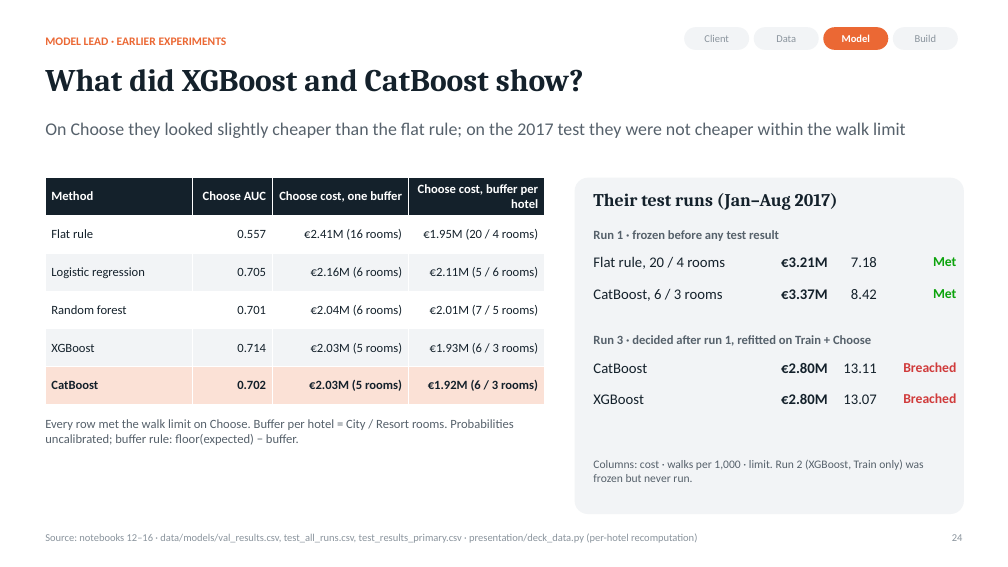
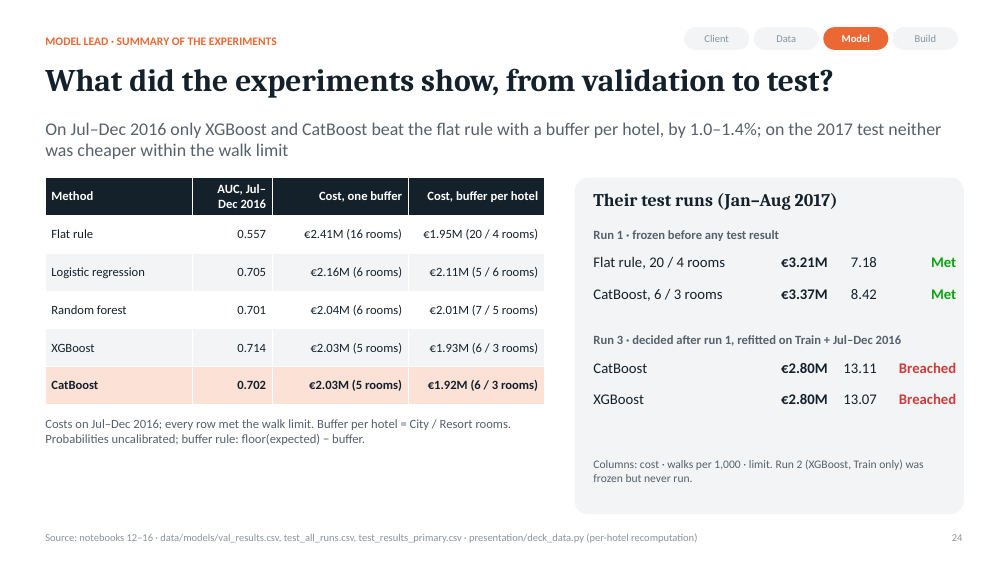
Before and after one commit to rohitpandeyai-star/IIT_GN_W06, a slide deck: slide 24 of Hotel_Overbooking_Deck_By_Lead.pptx. Drawn at 1008x567 pixels with LibreOffice and Linux fonts; fonts in the diff are those of the drawing. Boxes give left, top, right and bottom in pixels: in the first picture for what was removed or moved away, otherwise in the second. Text is boxed around its words. In the diff, an @@ line names an element or a change of style, - is before the commit and + after.

Commit message:
Revise overbooking deck with model results
Rebuild the presentation around the validation, frozen choice, test runs, and nightly command; update the deck’s metrics and readability. Refresh the nightly manifest and remove the temporary PowerPoint lock file.

```diff
--- a/Hotel_Overbooking_Deck_By_Lead.pptx
+++ b/Hotel_Overbooking_Deck_By_Lead.pptx
@@ text at (45, 37, 277, 45): text changed @@
-MODEL LEAD · EARLIER EXPERIMENTS
+MODEL LEAD · SUMMARY OF THE EXPERIMENTS
@@ text at (45, 68, 834, 98): text changed @@
-What did XGBoost and CatBoost show?
+What did the experiments show, from validation to test?
@@ text at (45, 122, 941, 159): text changed @@
-On Choose they looked slightly cheaper than the flat rule; on the 2017 test they were not cheaper within the walk limit
+On Jul–Dec 2016 only XGBoost and CatBoost beat the flat rule with a buffer per hotel, by 1.0–1.4%; on the 2017 test neither was cheaper within the walk limit
@@ table at (45, 178, 544, 405) @@
-row 1: Method | Choose AUC | Choose cost, one buffer | Choose cost, buffer per hotel
+row 1: Method | AUC, Jul–Dec 2016 | Cost, one buffer | Cost, buffer per hotel
@@ text at (593, 335, 902, 346): text changed @@
-Run 3 · decided after run 1, refitted on Train + Choose
+Run 3 · decided after run 1, refitted on Train + Jul–Dec 2016
@@ text at (45, 419, 512, 445): text changed @@
-Every row met the walk limit on Choose. Buffer per hotel = City / Resort rooms. Probabilities uncalibrated; buffer rule: floor(expected) − buffer.
+Costs on Jul–Dec 2016; every row met the walk limit. Buffer per hotel = City / Resort rooms. Probabilities uncalibrated; buffer rule: floor(expected) − buffer.
@@ size 13 to 14 pt in 4 elements at (931, 257, 956, 267), (931, 289, 956, 299), (899, 362, 956, 373), (899, 393, 956, 404) @@
```
Also in this commit, not shown: 18 other slides changed, 7 slides added, 8 slides removed, 3 other files.
